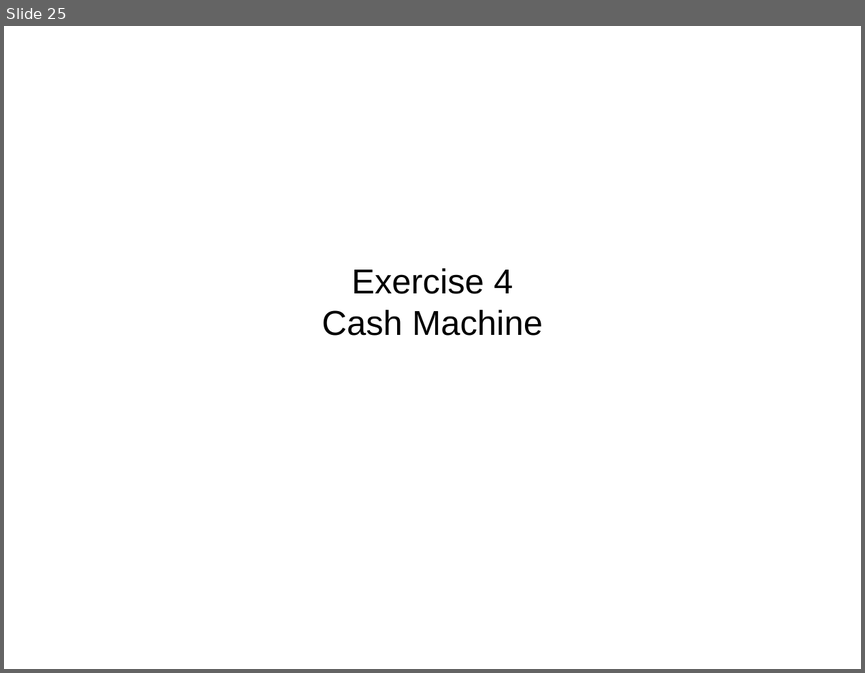
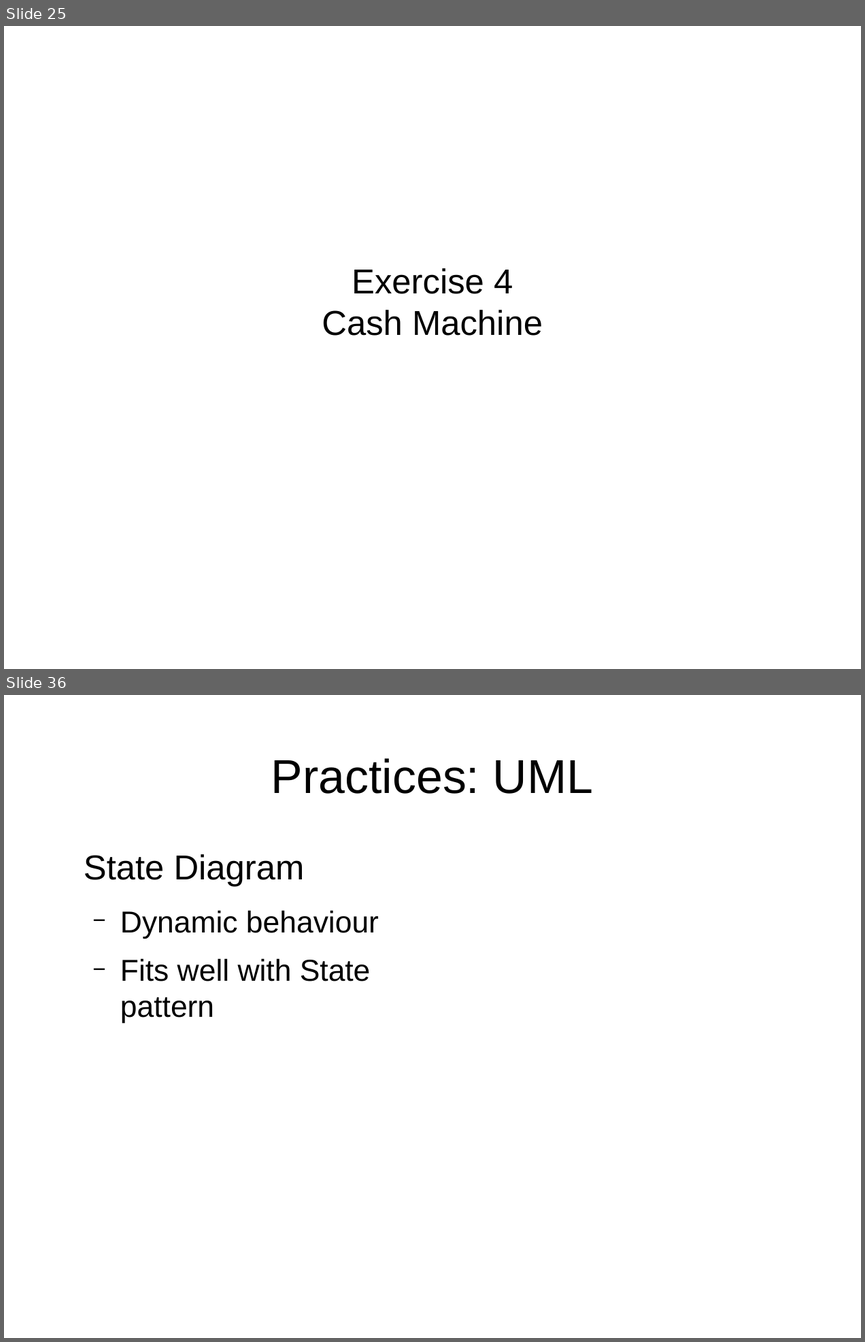
Before and after one commit to tonybaines/oo-design-principles, a slide deck: OO Design Workshop.odp. Shown one above the other, each under a label of ours: slide 25 before the commit, slides 25 and 36 after it; the slides between them are not shown. The pictures are 865x673 and 865x1342 pixels, drawn with LibreOffice and Linux fonts; fonts in the diff are those of the drawing. Boxes give left, top, right and bottom in pixels: in the first picture for what was removed or moved away, otherwise in the second. Text is boxed around its words. In the diff, an @@ line names an element or a change of style, - is before the commit and + after.

```diff
--- a/OO Design Workshop.odp
+++ b/OO Design Workshop.odp
@@ slide 36 added at [4, 695, 861, 1338], background #FFFFFF @@
@@ title added at [271, 758, 593, 794], 44 pt, text #000000 @@
+Practices: UML
@@ text added at [84, 854, 379, 1023], 28 pt, text #000000 @@
+State Diagram
+  − Dynamic behaviour
+  − Fits well with State pattern
```
Also in this commit, not shown: 1 slide changed, 13 other slides added.
